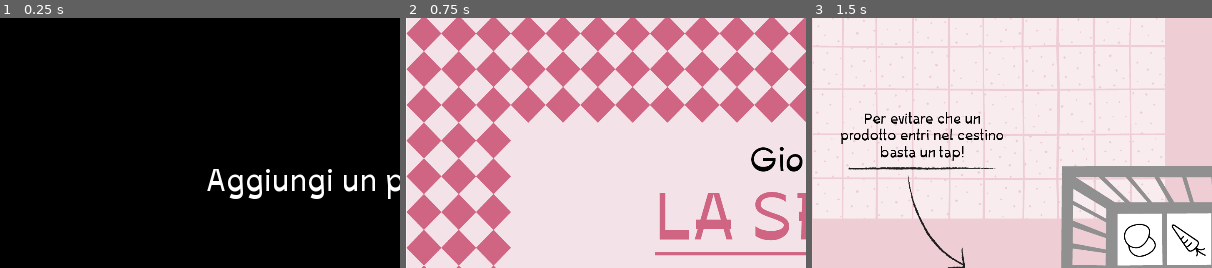
Above: before the commit, frames 1-3 (left to right).
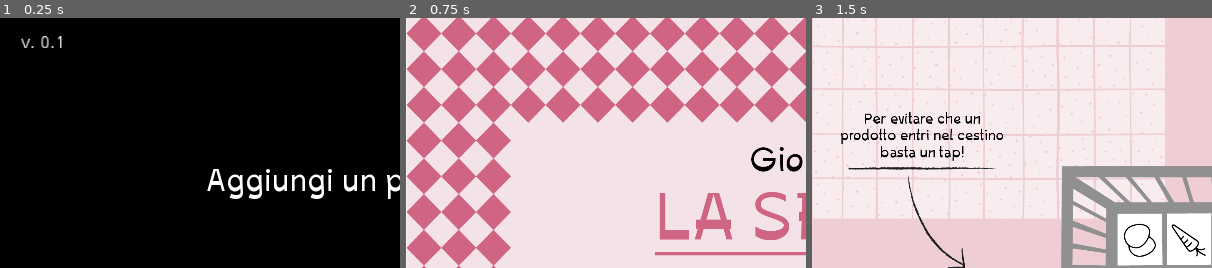
Above: after the commit, the same moments.

Repository: nuco-san/rotary_game
Game: Godot game, scene res://Scenes/TItleScreen.tscn
Same seed, same stepped clock (60 frames per second), same inputs: the game is played once before the commit and once after it.
Inputs:
- Up to frame 1 (0.25 s): no input
- Up to frame 2 (0.75 s): click "MODALITÀ STORIA" at 0.5 s
- Up to frame 3 (1.5 s): click "AVANTI" at 1.25 s
The pictures show only the part of the screen within x 0-50%, y 0-50%; the shares and areas given below are measured in that part.

The runs differ from the first frame. In frame 1, 0.2% of the frame differs, in the area x 5-16%, y 7-12%; in frame 2, nothing differs; in frame 3, nothing differs.

Commit message:
modificato lo spawn timer

Diff:
--- a/Scenes/Minigioco.gd
+++ b/Scenes/Minigioco.gd
@@ -6,7 +6,7 @@
 var score := 0
 var is_doing_fire_sequence = false
 var fire_time_left = 5
-var wanted_score := 2
+var wanted_score := 8
 
 func _ready():
 	time_left = Global.minigame_duration
--- a/Scenes/Minigioco.tscn
+++ b/Scenes/Minigioco.tscn
@@ -45,7 +45,6 @@
 visible = false
 position = Vector2( -7, -25 )
 frames = SubResource( 1 )
-frame = 1
 playing = true
 
 [node name="FireSound" type="AudioStreamPlayer" parent="Sfondo_sotto/Fuoco"]
@@ -73,7 +72,7 @@
 position = Vector2( 8, -588 )
 
 [node name="FoodBackgroundWrong" parent="TrackManagerBottom/FoodTrack_1/FinishingPoint" index="3"]
-frame = 2
+frame = 1
 
 [node name="FoodTrack_2" parent="TrackManagerBottom" index="1"]
 position = Vector2( 117, -1 )
@@ -83,7 +82,7 @@
 position = Vector2( 7, -585 )
 
 [node name="FoodBackgroundWrong" parent="TrackManagerBottom/FoodTrack_2/FinishingPoint" index="3"]
-frame = 2
+frame = 1
 
 [node name="TrackManagerRight" parent="." instance=ExtResource( 3 )]
 position = Vector2( 1797, 539 )
@@ -96,7 +95,7 @@
 position = Vector2( -659, 0 )
 
 [node name="FoodBackgroundWrong" parent="TrackManagerRight/FoodTrack_1/FinishingPoint" index="3"]
-frame = 2
+frame = 1
 
 [node name="FoodTrack_2" parent="TrackManagerRight" index="1"]
 position = Vector2( 0, 133 )
@@ -107,7 +106,7 @@
 position = Vector2( -659, 0 )
 
 [node name="FoodBackgroundWrong" parent="TrackManagerRight/FoodTrack_2/FinishingPoint" index="3"]
-frame = 2
+frame = 1
 
 [node name="TrackManagerTop" parent="." instance=ExtResource( 3 )]
 position = Vector2( 897, -41 )
@@ -120,7 +119,7 @@
 position = Vector2( 8, 578 )
 
 [node name="FoodBackgroundWrong" parent="TrackManagerTop/FoodTrack_1/FinishingPoint" index="3"]
-frame = 2
+frame = 1
 
 [node name="FoodTrack_2" parent="TrackManagerTop" index="1"]
 position = Vector2( 117, -1 )
@@ -131,7 +130,7 @@
 position = Vector2( 7, 581 )
 
 [node name="FoodBackgroundWrong" parent="TrackManagerTop/FoodTrack_2/FinishingPoint" index="3"]
-frame = 2
+frame = 1
 
 [node name="Sfondo_sopra" type="Sprite" parent="."]
 position = Vector2( 961, 610 )
--- a/Scenes/TItleScreen.tscn
+++ b/Scenes/TItleScreen.tscn
@@ -85,6 +85,14 @@
 margin_bottom = 406.0
 text = "INDIETRO"
 
+[node name="Label" type="Label" parent="."]
+margin_left = 51.0
+margin_top = 40.0
+margin_right = 91.0
+margin_bottom = 54.0
+rect_scale = Vector2( 3, 3 )
+text = "v. 0.1"
+
 [connection signal="button_pressed" from="MainButtons/StoryModeButton" to="." method="start_story_mode"]
 [connection signal="button_pressed" from="MainButtons/LevelSelectionButton" to="." method="show_level_selection"]
 [connection signal="minigame_selected" from="LevelSelectionButtons/UIButtonLevelSelection1" to="." method="start_selected_minigame"]
--- a/Scenes/TrackManager.gd
+++ b/Scenes/TrackManager.gd
@@ -11,6 +11,7 @@
 var track_2_empty = false
 
 var is_spawning = false
+var next_spawn_track := 0
 
 export(Resource) var minigame3_recipe_1
 export(Resource) var minigame3_recipe_2
@@ -22,7 +23,6 @@
 
 
 func first_spawn():
-	$SpawnTimer.paused = false
 	randomize_timer()
 	$SpawnTimer.start()
 	track_1.spawn_food()
@@ -31,18 +31,14 @@
 func _on_track_empty(id):
 	if not is_spawning:
 		is_spawning = true
+		next_spawn_track = id
 		randomize_timer()
 		$SpawnTimer.start()
-		yield($SpawnTimer, "timeout")
-		if id == 1:
-			track_2.spawn_food()
-		if id == 2:
-			track_1.spawn_food()
-		is_spawning = false
+
 
 
 func reset_tracks():
-	$SpawnTimer.paused = true
+	$SpawnTimer.stop()
 	$FoodTrack_1.reset_track()
 	$FoodTrack_2.reset_track()
 
@@ -53,12 +49,11 @@
 
 
 func reset_tracks_fire():
-	$SpawnTimer.paused = true
+	$SpawnTimer.stop()
 	$FoodTrack_1.reset_track()
 	$FoodTrack_2.reset_track()
 	yield(get_tree().create_timer(1.0), "timeout")
 	first_spawn()
-	$SpawnTimer.paused = false
 
 
 func change_recipe():
@@ -76,3 +71,11 @@
 		$FoodTrack_2.food_res = minigame3_recipe_2
 		$FoodTrack_2.acceptable_id = $FoodTrack_2.acceptable_id_alt
 		$FoodTrack_2.init_icon()
+
+
+func _on_SpawnTimer_timeout():
+	if next_spawn_track == 1:
+		track_2.spawn_food()
+	if next_spawn_track == 2:
+		track_1.spawn_food()
+	is_spawning = false
--- a/Scenes/TrackManager.tscn
+++ b/Scenes/TrackManager.tscn
@@ -22,3 +22,5 @@
 
 [node name="SpawnTimer" type="Timer" parent="."]
 one_shot = true
+
+[connection signal="timeout" from="SpawnTimer" to="." method="_on_SpawnTimer_timeout"]
Not shown, added: Builds/RotaryHTML/index.apple-touch-icon.png.import
Not shown, added: Builds/RotaryHTML/index.icon.png.import
Not shown, added: Builds/RotaryHTML/index.png.import
Not shown, changed: Builds/RotaryHTML/index.html
Not shown, changed: Builds/RotaryHTML/index.pck
